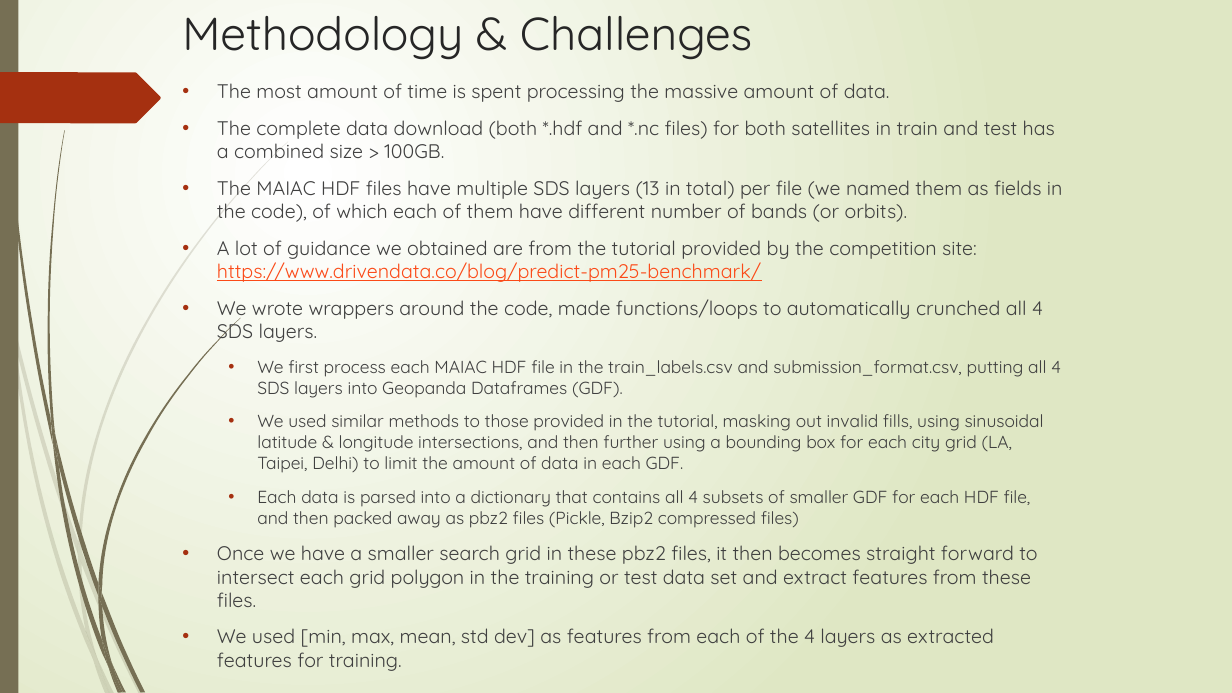
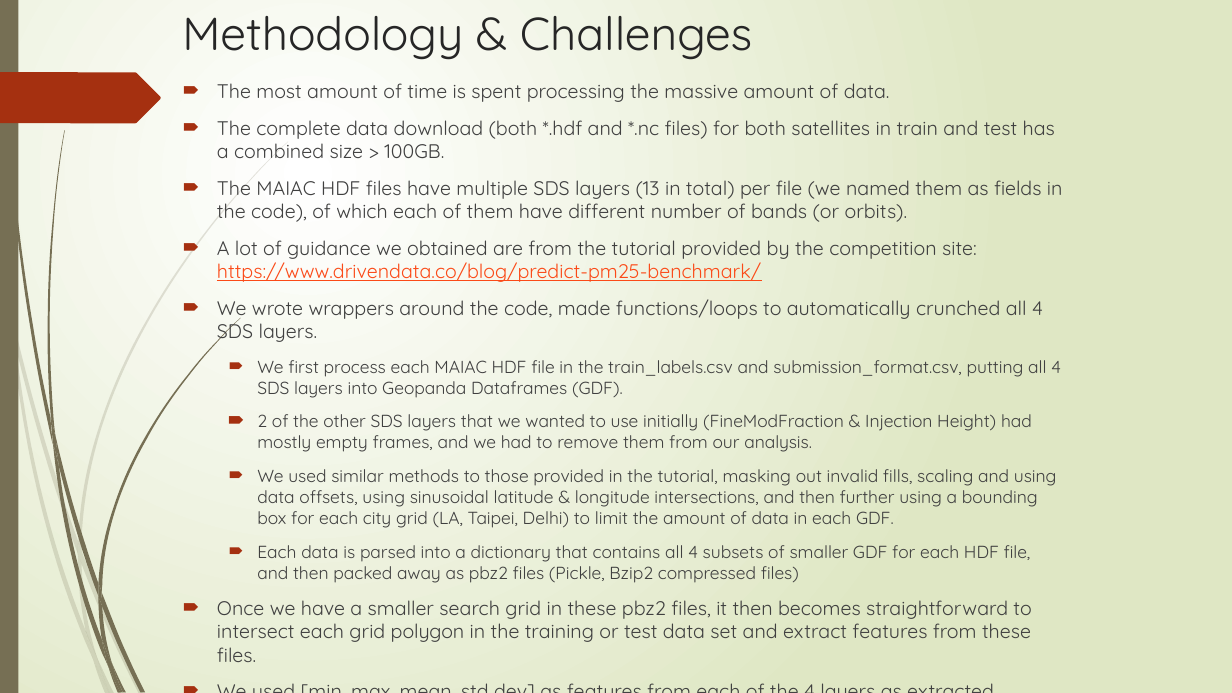
Before and after one commit to zixiangloh/nasa-dl-competition, a slide deck: slide 3 of NASA_Airathon_Summary_And_Methods.pptx. Drawn at 1232x693 pixels with LibreOffice and Linux fonts; fonts in the diff are those of the drawing. Boxes give left, top, right and bottom in pixels: in the first picture for what was removed or moved away, otherwise in the second. Text is boxed around its words. In the diff, an @@ line names an element or a change of style, - is before the commit and + after.

Commit message:
Updating Slides

```diff
--- a/NASA_Airathon_Summary_And_Methods.pptx
+++ b/NASA_Airathon_Summary_And_Methods.pptx
@@ text at <box>217,83,1063,583</box>: bullet • to 🠶; less space between paragraphs @@
@@ text at <box>257,414,1057,528</box>: text changed @@
-  • We used similar methods to those provided in the tutorial, masking out invalid fills, using sinusoidal latitude & longitude intersections, and then further using a bounding box for each city grid (LA, Taipei, Delhi) to limit the amount of data in each GDF.
+  🠶 2 of the other SDS layers that we wanted to use initially (FineModFraction & Injection Height) had mostly empty frames, and we had to remove them from our analysis.
+  🠶 We used similar methods to those provided in the tutorial, masking out invalid fills, scaling and using data offsets, using sinusoidal latitude & longitude intersections, and then further using a bounding box for each city grid (LA, Taipei, Delhi) to limit the amount of data in each GDF.
@@ text at <box>217,600,1031,642</box>: text changed @@
-• Once we have a smaller search grid in these pbz2 files, it then becomes straight forward to intersect each grid polygon in the training or test data set and extract features from these files.
+🠶 Once we have a smaller search grid in these pbz2 files, it then becomes straightforward to intersect each grid polygon in the training or test data set and extract features from these files.
```
Also in this commit, not shown: 3 other slides changed.
